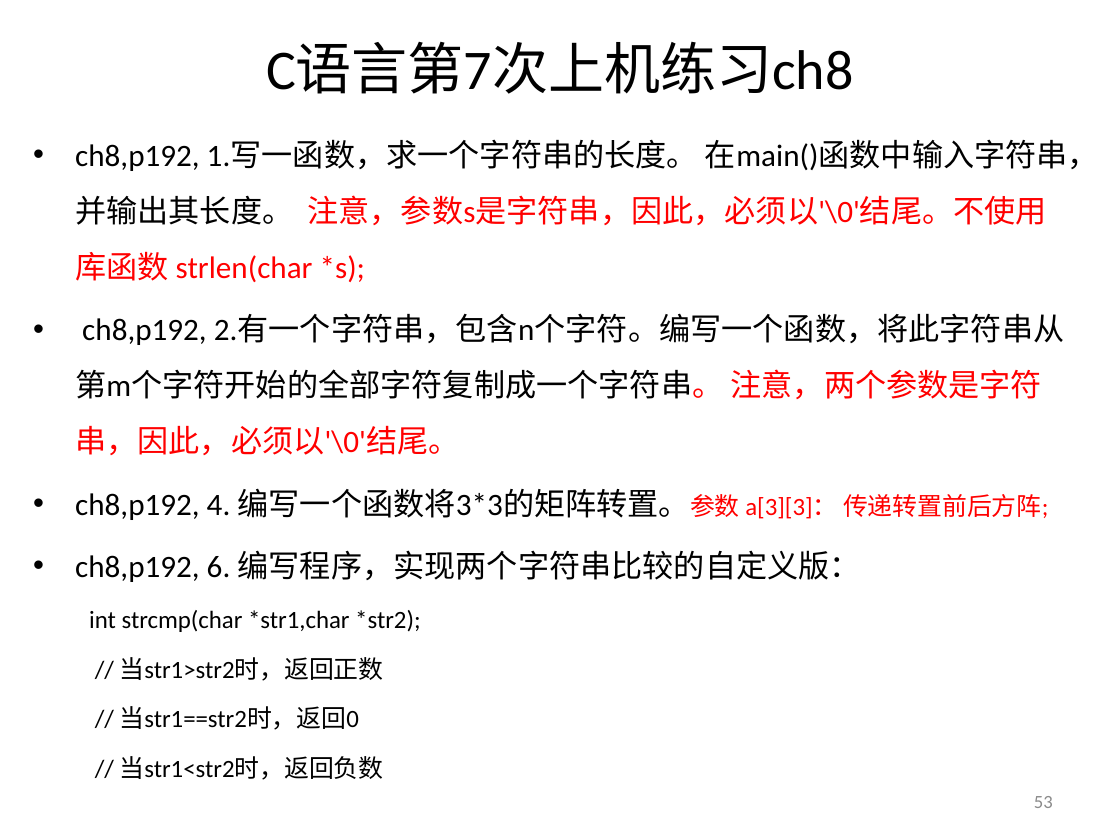
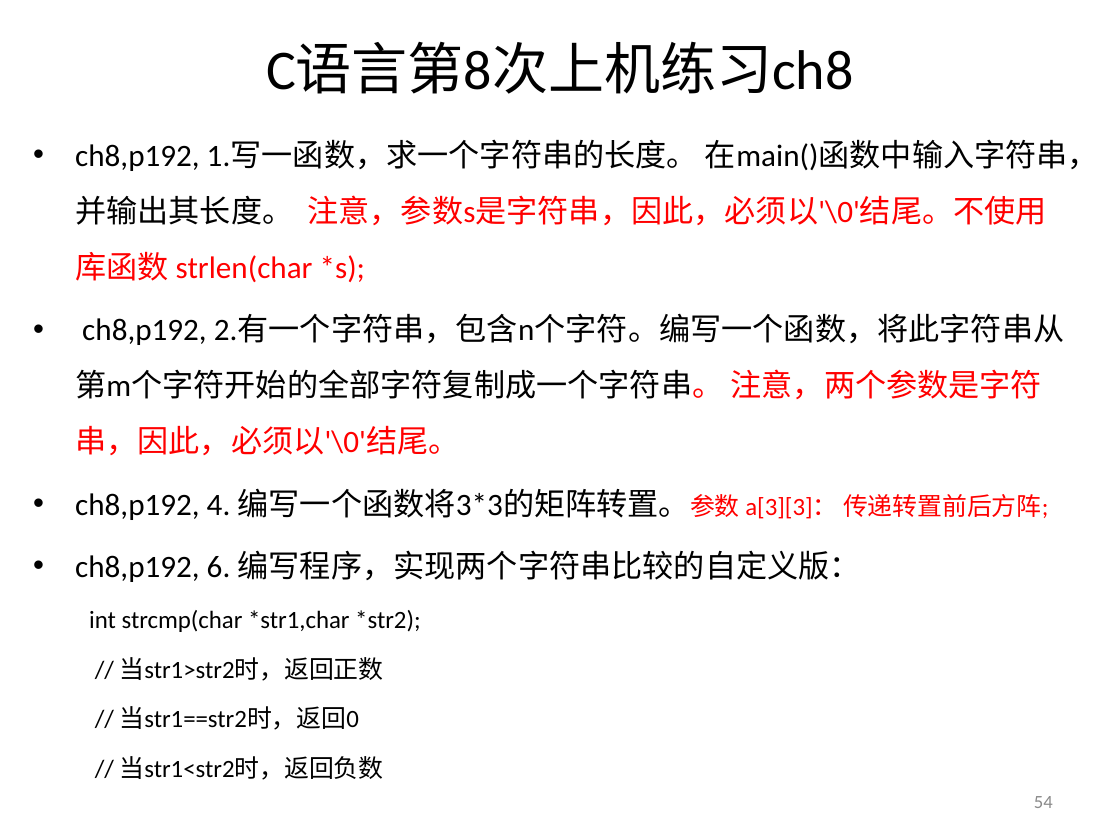
Before and after one commit to jtrfid/C-Repositories, a slide deck: slide 54 of 2016/上机安排.pptx (slide 53 before the commit). Drawn at 1120x840 pixels with LibreOffice and Linux fonts; fonts in the diff are those of the drawing. Boxes give left, top, right and bottom in pixels: in the first picture for what was removed or moved away, otherwise in the second. Text is boxed around its words. In the diff, an @@ line names an element or a change of style, - is before the commit and + after.

```diff
--- a/2016/上机安排.pptx
+++ b/2016/上机安排.pptx
@@ title at [266, 42, 854, 94]: text changed @@
-C语言第7次上机练习ch8
+C语言第8次上机练习ch8
@@ page number at [1034, 796, 1053, 808]: text changed @@
-53
+54
```
Also in this commit, not shown: 5 other slides changed, 1 slide added, 2 other files.
